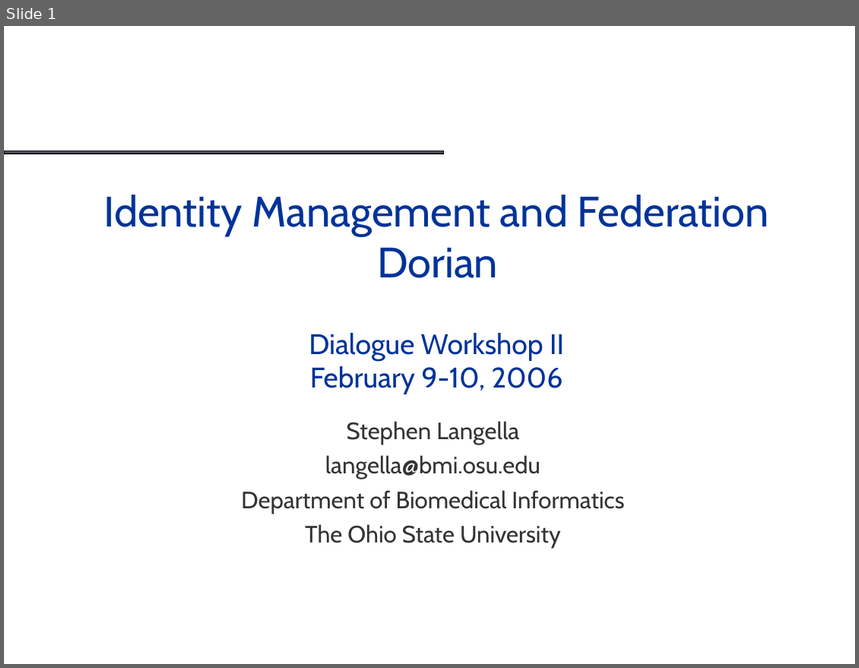
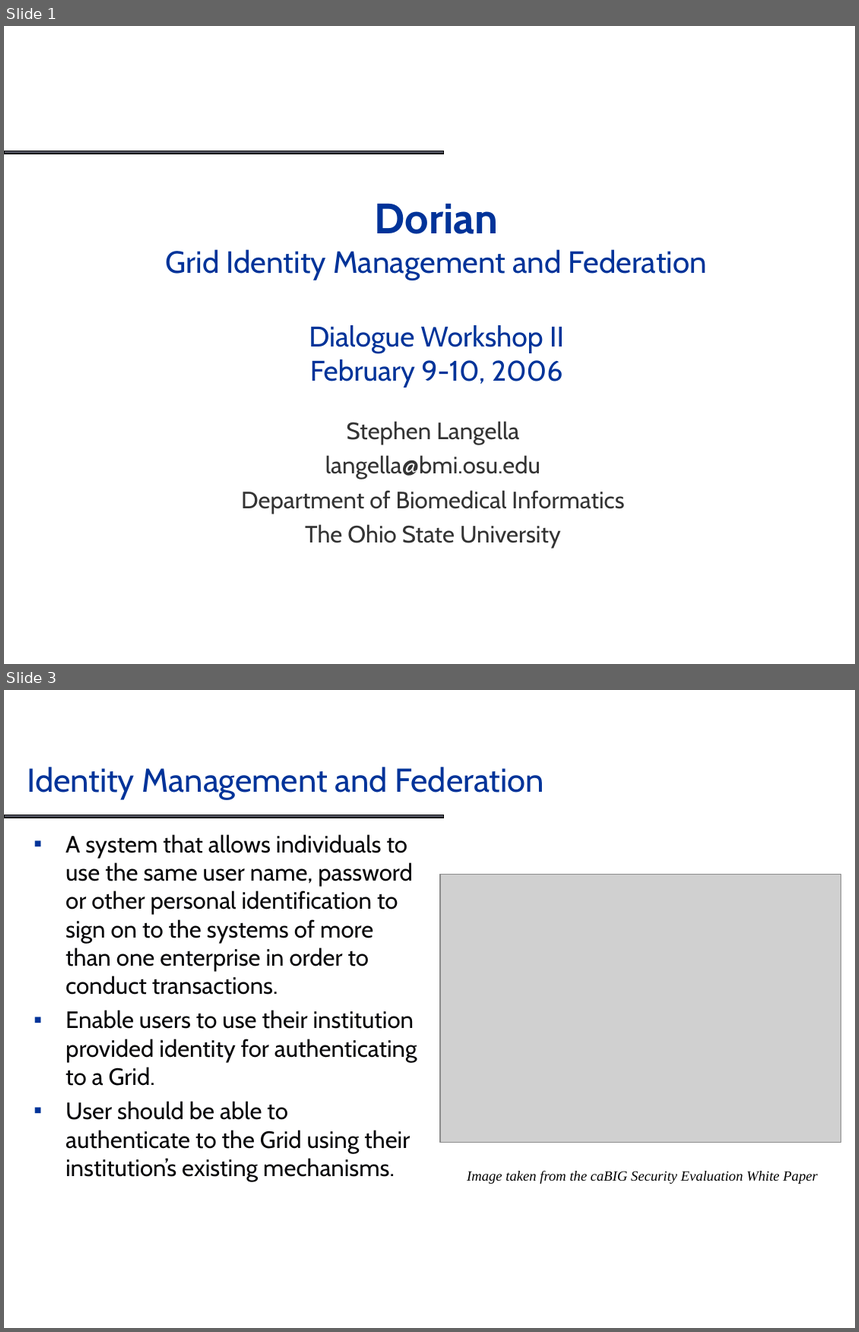
Before and after one commit to NCIP/cagrid-portal, a slide deck: cagrid-1-0/Documentation/presentations/dorian/Dorian_DIALOGUE2.ppt. Shown one above the other, each under a label of ours: slide 1 before the commit, slides 1 and 3 after it; the slides between them are not shown. The pictures are 859x668 and 859x1332 pixels, drawn with LibreOffice and Linux fonts; fonts in the diff are those of the drawing; grey boxes stand for pictures; background and template pictures are left out. Boxes give left, top, right and bottom in pixels: in the first picture for what was removed or moved away, otherwise in the second. Text is boxed around its words. In the diff, an @@ line names an element or a change of style, - is before the commit and + after.

```diff
--- a/cagrid-1-0/Documentation/presentations/dorian/Dorian_DIALOGUE2.ppt
+++ b/cagrid-1-0/Documentation/presentations/dorian/Dorian_DIALOGUE2.ppt
@@ slide 3 added at [4,690,855,1328], background #FFFFFF; not listed: 1 template element that a slide beside it also shows @@
@@ title added at [28,767,544,799], 28 pt, text #003399 @@
+Identity Management and Federation
@@ text added at [66,834,417,1182], 20 pt, text #070709 @@
+▪ A system that allows individuals to use the same user name, password or other personal identification to sign on to the systems of more than one enterprise in order to conduct transactions.
+▪ Enable users to use their institution provided identity for authenticating to a Grid.
+▪ User should be able to authenticate to the Grid using their institution’s existing mechanisms.
@@ picture added at [441,874,842,1142] @@
@@ text added at [467,1171,818,1184], 12 pt, text #000000, italic @@
+Image taken from the caBIG Security Evaluation White Paper
@@ slide 1 changed as well @@
@@ title at [166,203,707,388]: text changed; size 36 to 26 pt @@
-Identity Management and Federation
-Dorian
-Dialogue Workshop II
-February 9-10, 2006
+Dorian
+Grid Identity Management and Federation
+Dialogue Workshop II
+February 9-10, 2006
```
Also in this commit, not shown: 7 other slides added, 1 slide removed, 2 other files.
